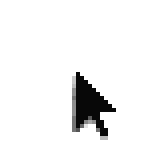
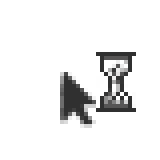
Layers edited between the first and the second (160, 160) image:
painted on "Layer #1" over (60, 72, 116, 140)
added layer "Pasted Layer" above "Layer #2" over (96, 52, 136, 112)
painted on "Layer" over (60, 52, 136, 140)
